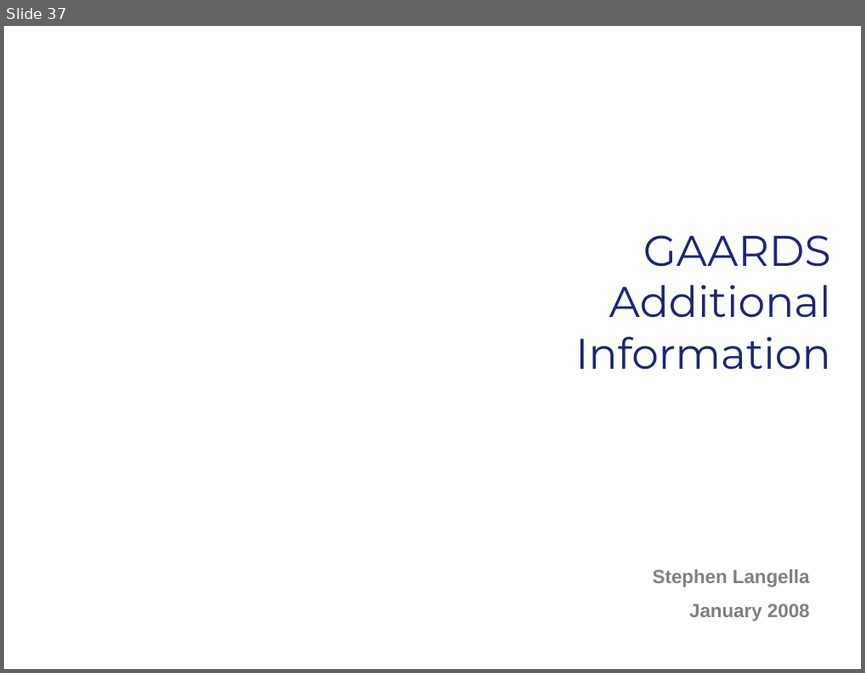
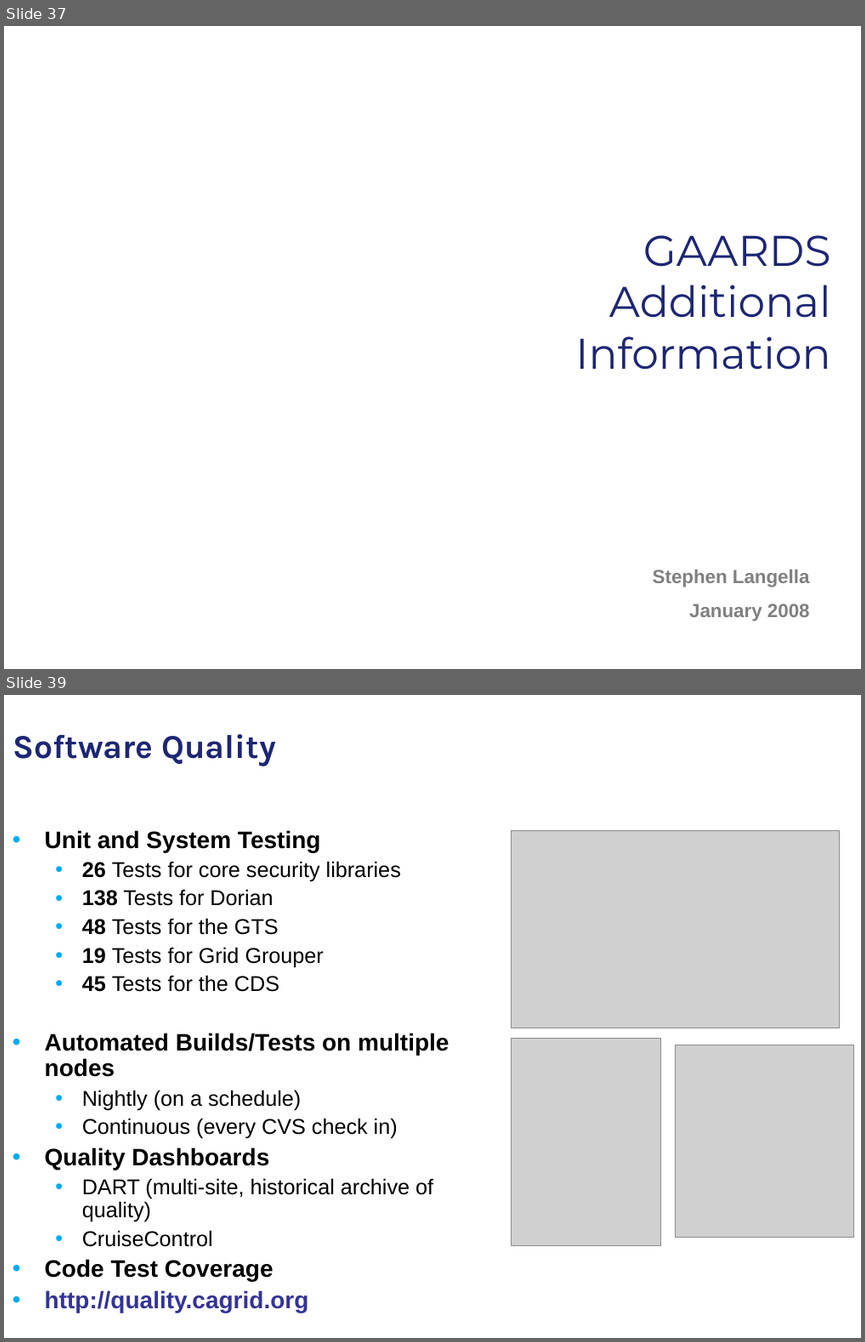
Before and after one commit to NCIP/cagrid-portal, a slide deck: cagrid-1-0/Documentation/presentations/security/gaards-arch-vcde-f2f-january-2008.ppt. Shown one above the other, each under a label of ours: slide 37 before the commit, slides 37 and 39 after it; the slides between them are not shown. The pictures are 865x673 and 865x1342 pixels, drawn with LibreOffice and Linux fonts; fonts in the diff are those of the drawing; grey boxes stand for pictures; background and template pictures are left out. Boxes give left, top, right and bottom in pixels: in the first picture for what was removed or moved away, otherwise in the second. Text is boxed around its words. In the diff, an @@ line names an element or a change of style, - is before the commit and + after.

```diff
--- a/cagrid-1-0/Documentation/presentations/security/gaards-arch-vcde-f2f-january-2008.ppt
+++ b/cagrid-1-0/Documentation/presentations/security/gaards-arch-vcde-f2f-january-2008.ppt
@@ slide 39 added at box(4, 695, 861, 1338), background picture (left out) @@
@@ title added at box(12, 734, 276, 766), 28 pt, text #1C2674, bold @@
+Software Quality
@@ text added at box(45, 830, 449, 1313), 18 pt, text #000000 @@
+• Unit and System Testing
+  • 26 Tests for core security libraries
+  • 138 Tests for Dorian
+  • 48 Tests for the GTS
+  • 19 Tests for Grid Grouper
+  • 45 Tests for the CDS
+• Automated Builds/Tests on multiple nodes
+  • Nightly (on a schedule)
+  • Continuous (every CVS check in)
+• Quality Dashboards
+  • DART (multi-site, historical archive of quality)
+  • CruiseControl
+• Code Test Coverage
+• http://quality.cagrid.org
@@ picture added at box(511, 830, 840, 1027) @@
@@ picture added at box(511, 1038, 661, 1246) @@
@@ picture added at box(675, 1044, 853, 1236) @@
```
Also in this commit, not shown: 3 other slides added, 1 slide removed.
